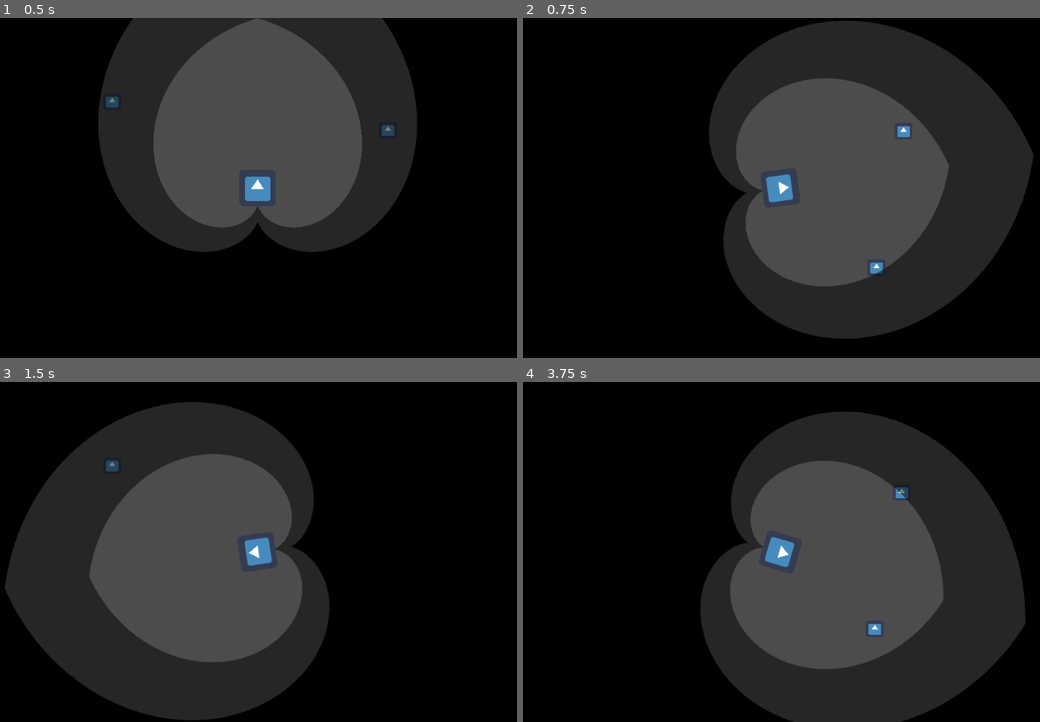
Above: before the commit, frames 1-4 (two rows, left to right).
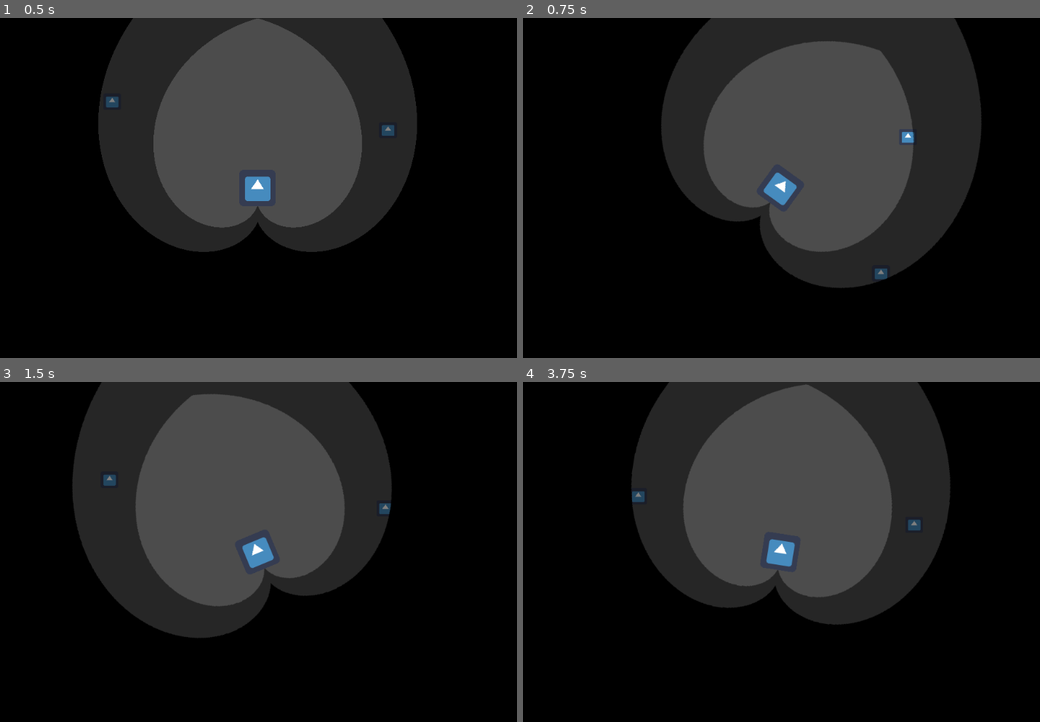
Above: after the commit, the same moments.

Repository: ebrahimebrahim/hungry_and_slow
Game: Godot game, scene res://Main.tscn
The game is run twice, just before and just after one commit, with the same random seed, the same clock (stepped at 60 frames per second) and the same inputs. The engine's default icon, where the game draws it, is replaced by a stand-in: a white triangle on a blue panel in a dark square.
Inputs (mouse positions are in pixels of both pictures, inside the frame that each line leads up to):
- Up to frame 1 (0.5 s): no input
- Up to frame 2 (0.75 s): tap Enter at 0.5 s; move the mouse to (910, 171) at 0.52 s; click (910, 171) at 0.67 s
- Up to frame 3 (1.5 s): tap Space at 1.25 s; move the mouse to (139, 569) at 1.27 s; click (139, 569) at 1.42 s
- Up to frame 4 (3.75 s): tap Enter at 2, 3.5 s; move the mouse to (838, 477) at 2.02 s; click (838, 477) at 2.17 s; tap Space at 2.75 s; move the mouse to (750, 620) at 2.77 s; click (750, 620) at 2.92 s; move the mouse to (957, 603) at 3.52 s; click (957, 603) at 3.67 s

Frame 1 is identical in both runs. In frame 2, 31% of the frame differs, in the area x 26-99%, y 0-95%; in frame 3, 42%; in frame 4, 47%, in the area x 20-98%, y 0-100%.

Commit message:
make player rotation smooth

Diff:
--- a/hungry_and_slow/Player.gd
+++ b/hungry_and_slow/Player.gd
@@ -4,6 +4,7 @@
 
 var max_speed = 200
 var speed_control_radius = 200
+var max_rot_speed = deg2rad(360*4)
 
 var F   = 300
 var DF  = 150
@@ -27,7 +28,18 @@
 func _process(delta):
 	if (Input.is_mouse_button_pressed(BUTTON_LEFT)):
 		var rel_mouse_pos : Vector2 = get_mouse_relpos()
-		update_direction(rel_mouse_pos) # TODO: Instead of udating dir vec, impulse it the right way a small amt "rot speed"
+
+		var angle_difference = direction_vec.angle_to(rel_mouse_pos)
+
+		# If angle diff is smaller than threshold (in radians),
+		# then snap to correct rotation immediately.
+		# Otherwise head gradually towards correct rotation
+		if abs(angle_difference) < 0.02:
+			update_direction(rel_mouse_pos)
+		else:
+			update_direction( direction_vec.rotated((max_rot_speed * delta) * angle_difference/PI) )
+
+
 		var speed = max_speed * min(rel_mouse_pos.length(),speed_control_radius)/float(speed_control_radius)
 		self.position += (speed * delta) * direction_vec
 
